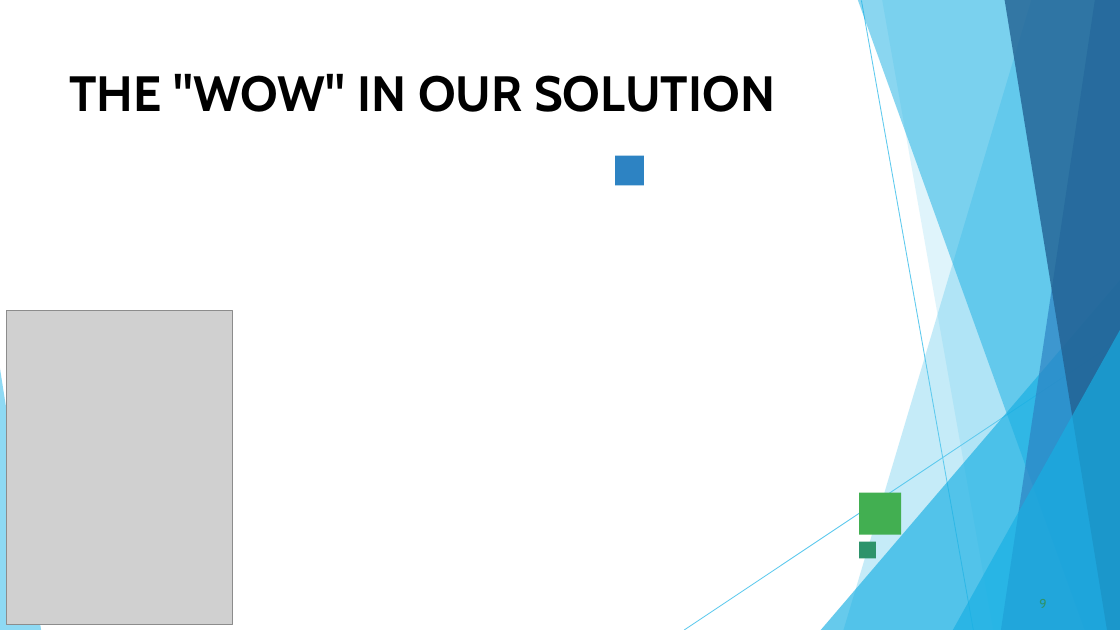
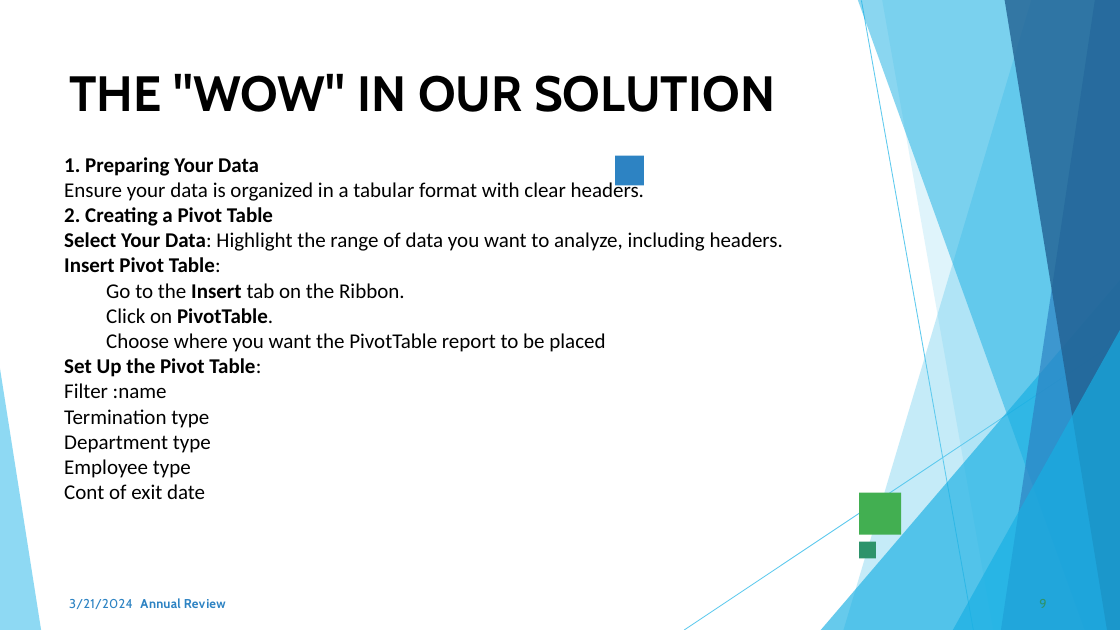
Before and after one commit to Logeshwari312217202/TNDSC-DA, a slide deck: slide 9 of Employee_Data_Analysis_2.pptx. Drawn at 1120x630 pixels with LibreOffice and Linux fonts; fonts in the diff are those of the drawing; grey boxes stand for pictures. Boxes give left, top, right and bottom in pixels: in the first picture for what was removed or moved away, otherwise in the second. Text is boxed around its words. In the diff, an @@ line names an element or a change of style, - is before the commit and + after.

```diff
--- a/Employee_Data_Analysis_2.pptx
+++ b/Employee_Data_Analysis_2.pptx
@@ text added at [64, 157, 783, 499], 18 pt, text #000000 @@
+1. Preparing Your Data
+Ensure your data is organized in a tabular format with clear headers.
+2. Creating a Pivot Table
+Select Your Data: Highlight the range of data you want to analyze, including headers.
+Insert Pivot Table:
+  Go to the Insert tab on the Ribbon.
+  Click on PivotTable.
+  Choose where you want the PivotTable report to be placed
+Set Up the Pivot Table:
+Filter :name
+Termination type
+Department type
+Employee type
+Cont of exit date
@@ picture removed at [6, 311, 233, 625] @@
```
Also in this commit, not shown: 3 other slides changed, 2 slides added, 1 slide removed.
